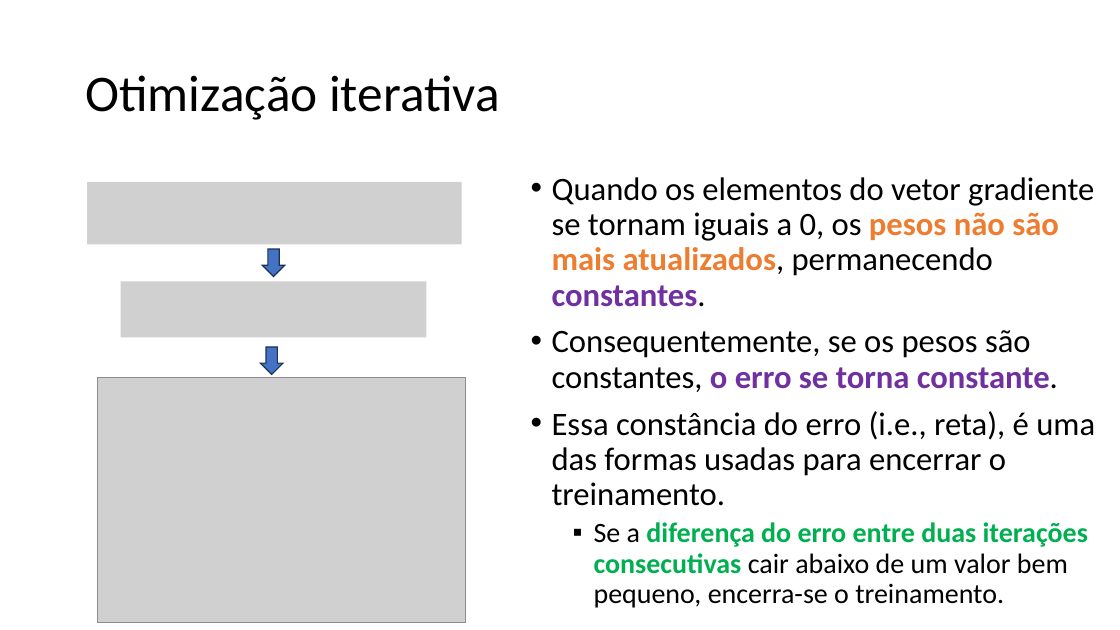
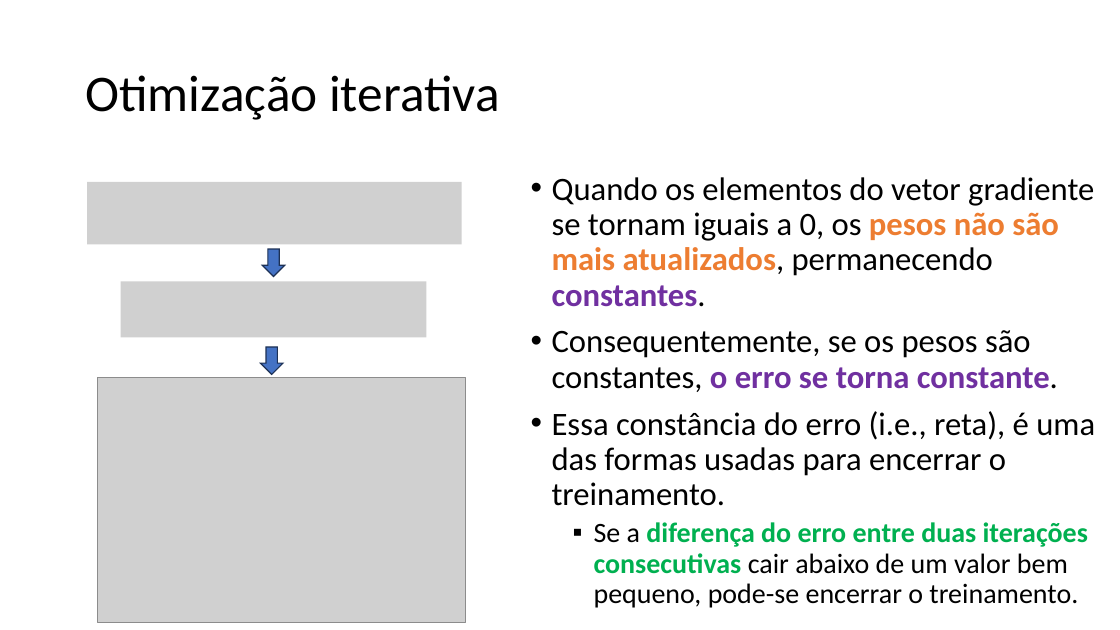
Before and after one commit to zz4fap/c24_inteligencia_artificial, a slide deck: slide 43 of slides/C24_Regressão.pptx. Drawn at 1120x630 pixels with LibreOffice and Linux fonts; fonts in the diff are those of the drawing; grey boxes stand for pictures. Boxes give left, top, right and bottom in pixels: in the first picture for what was removed or moved away, otherwise in the second. Text is boxed around its words. In the diff, an @@ line names an element or a change of style, - is before the commit and + after.

```diff
--- a/slides/C24_Regressão.pptx
+++ b/slides/C24_Regressão.pptx
@@ text at bbox=[594, 522, 1088, 608]: text changed @@
-  ▪ Se a diferença do erro entre duas iterações consecutivas cair abaixo de um valor bem pequeno, encerra-se o treinamento.
+  ▪ Se a diferença do erro entre duas iterações consecutivas cair abaixo de um valor bem pequeno, pode-se encerrar o treinamento.
```
Also in this commit, not shown: 5 other slides changed.
